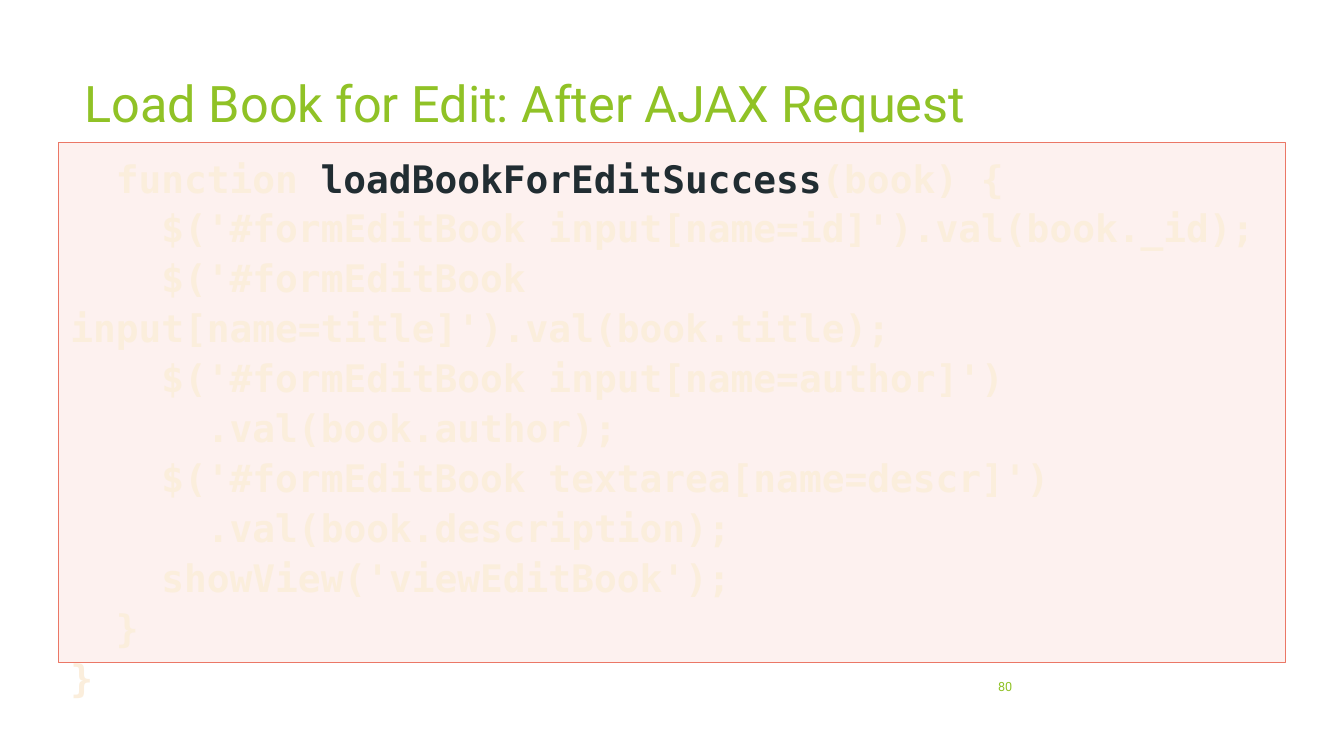
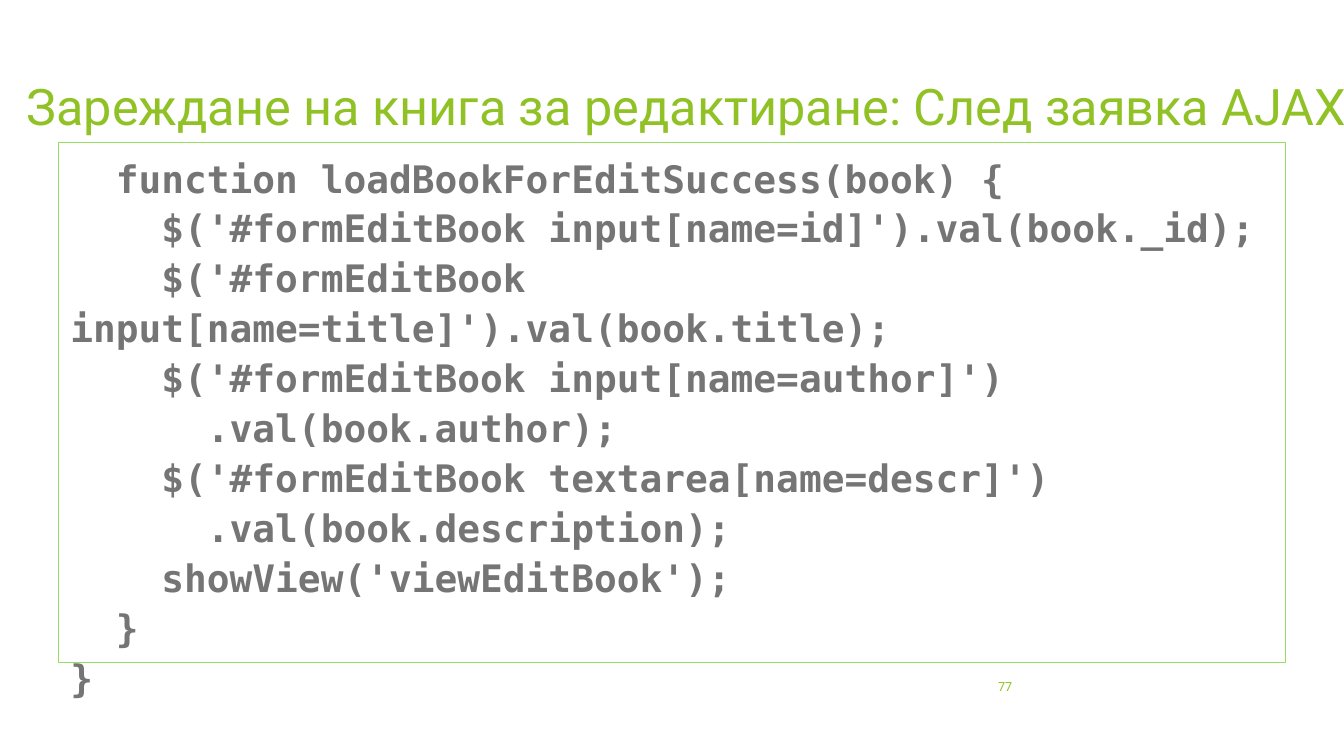
Before and after one commit to profjordanov/hybrid-app-development, a slide deck: slide 77 of 03. Async JS/tasks.pptx (slide 80 before the commit). Drawn at 1344x756 pixels with LibreOffice and Linux fonts; fonts in the diff are those of the drawing. Boxes give left, top, right and bottom in pixels: in the first picture for what was removed or moved away, otherwise in the second. Text is boxed around its words. In the diff, an @@ line names an element or a change of style, - is before the commit and + after.

```diff
--- a/03. Async JS/tasks.pptx
+++ b/03. Async JS/tasks.pptx
@@ title at <box>27,88,1344,136</box>: text changed @@
-Load Book for Edit: After AJAX Request
+Зареждане на книга за редактиране: След заявка AJAX
@@ rectangle "function loadBookForEditSuccess(book) {" at <box>58,143,1286,663</box>: text colour #FBEEDC to #767676; text colour #212D32 to #767676 in "loadBookForEditSuccess(book)"; fill #F2A499 at 15% opacity to none; outline #EB7766 1 pt to #94DE61 1 pt @@
@@ page number at <box>998,682,1012,691</box>: text changed @@
-80
+77
```
Also in this commit, not shown: 50 other slides changed, 9 slides added, 13 slides removed, 1 other file.
